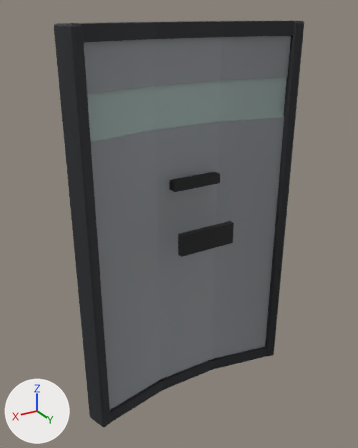
The glTF model apps/web/public/assets/weapons/riot_shield_lod1.glb, before and after one commit.
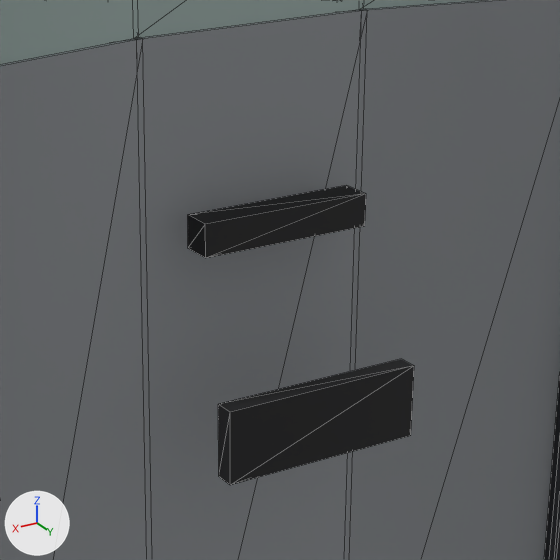
There are two pictures of each version: one whole from a 50 mm lens placed at (0.575, 0.866, 0.47), pointed at (0.024, -0.052, 0.011), one close up on the part from 32% to 77% of the width and 26% to 62% of the height. The axes (+X, +Y, +Z) are drawn at lower left. The lights are the same throughout. The last two pictures show the newer version. The close-ups show mesh edges as thin lines. Vertices at exactly the same position are counted once.

The scene before the commit, as lines of its bpy script (objects in view):
```python
me_cube_049 = bpy.data.meshes.new('Cube.049')
me_cube_049.from_pydata(...)  # 200 vertices, 316 faces; spans x -0.282..0.282, y -0.098..0.035, z -0.45..0.45
me_cube_049.materials.append(mat_weapon_toon)
ob_riot_shield_lod1 = bpy.data.objects.new('riot_shield_lod1', me_cube_049)
ob_riot_shield_lod1.location = (0.0, 0.0, 0.0)
```
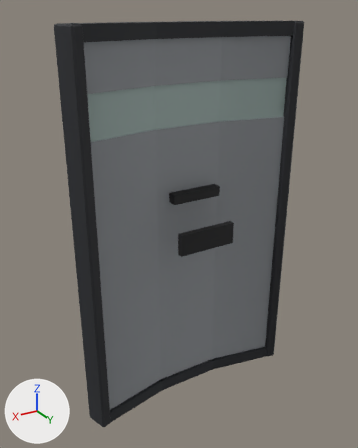
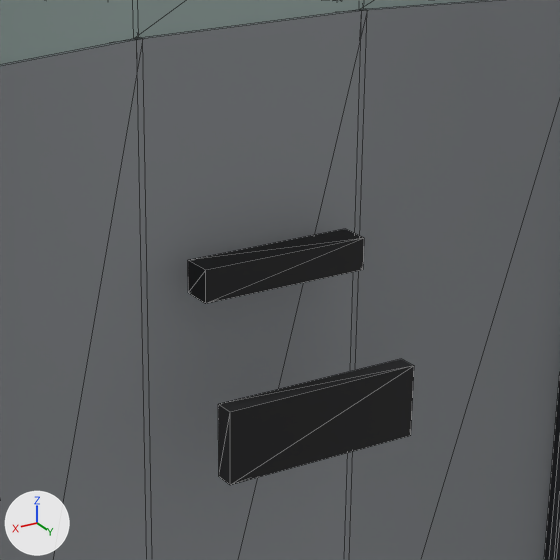
Diff of the bpy script that builds the scene:
```diff
--- a/apps/web/public/assets/weapons/riot_shield_lod1.glb.py
+++ b/apps/web/public/assets/weapons/riot_shield_lod1.glb.py
@@ me_cube_049 @@
 me_cube_049.from_pydata(...)  # 200 vertices, 316 faces; spans x -0.282..0.282, y -0.098..0.035, z -0.45..0.45
 # used by ob_riot_shield_lod1; location = (0.0, 0.0, 0.0)
+# me_cube_049 part 1: the loose piece of 8 vertices spanning x -0.06..0.06, y -0.033..-0.011, z 0.109..0.131 is moved by (0.0, 0.0, -0.03)
 me_cube_049.materials.append(mat_weapon_toon)
```

Boxes (x1, y1, x2, y2) around the edits, measured in the close-ups (560 x 560 px; the box of a moved part takes in the faces that stretch with it):
part 1 of me_cube_049, moved or reshaped: before (188, 185, 366, 258); after (188, 229, 364, 304)
